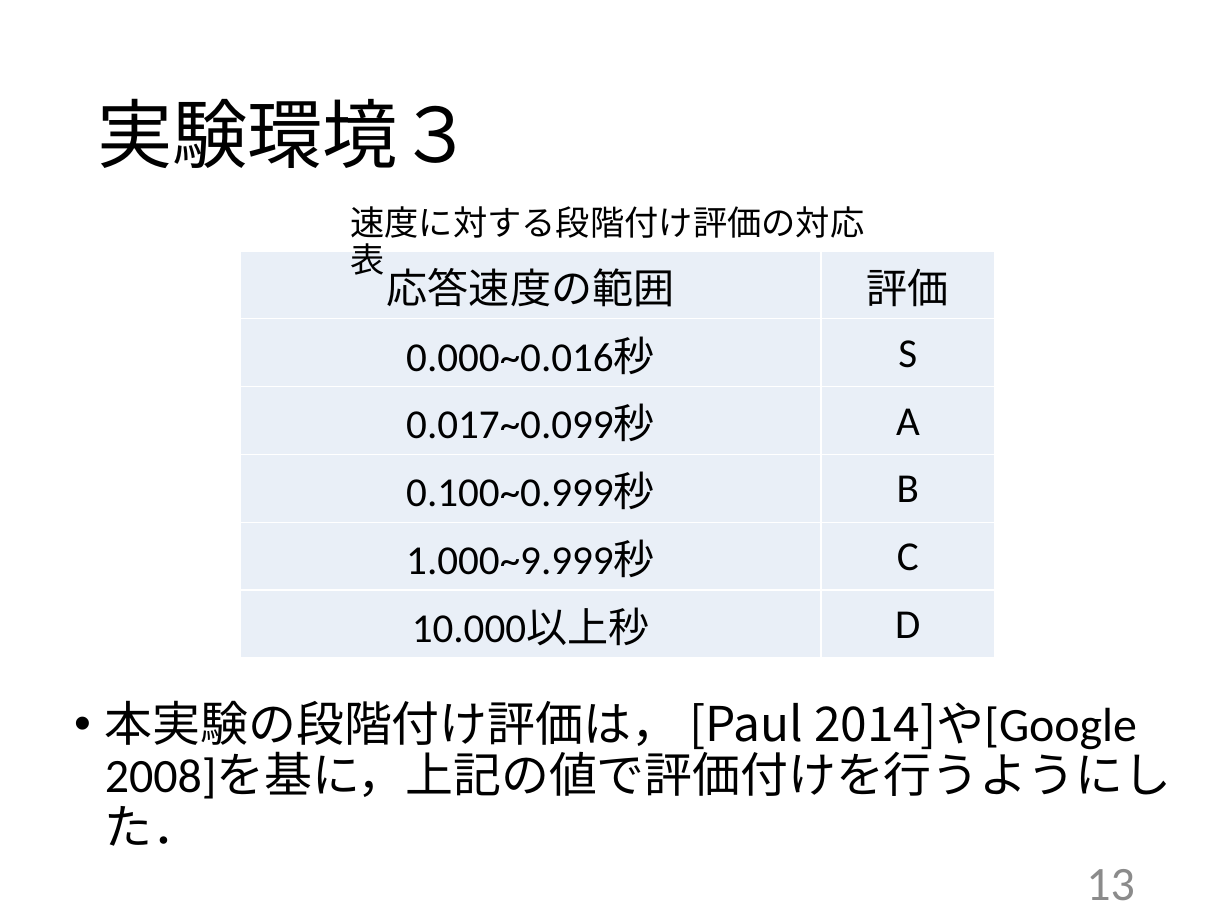
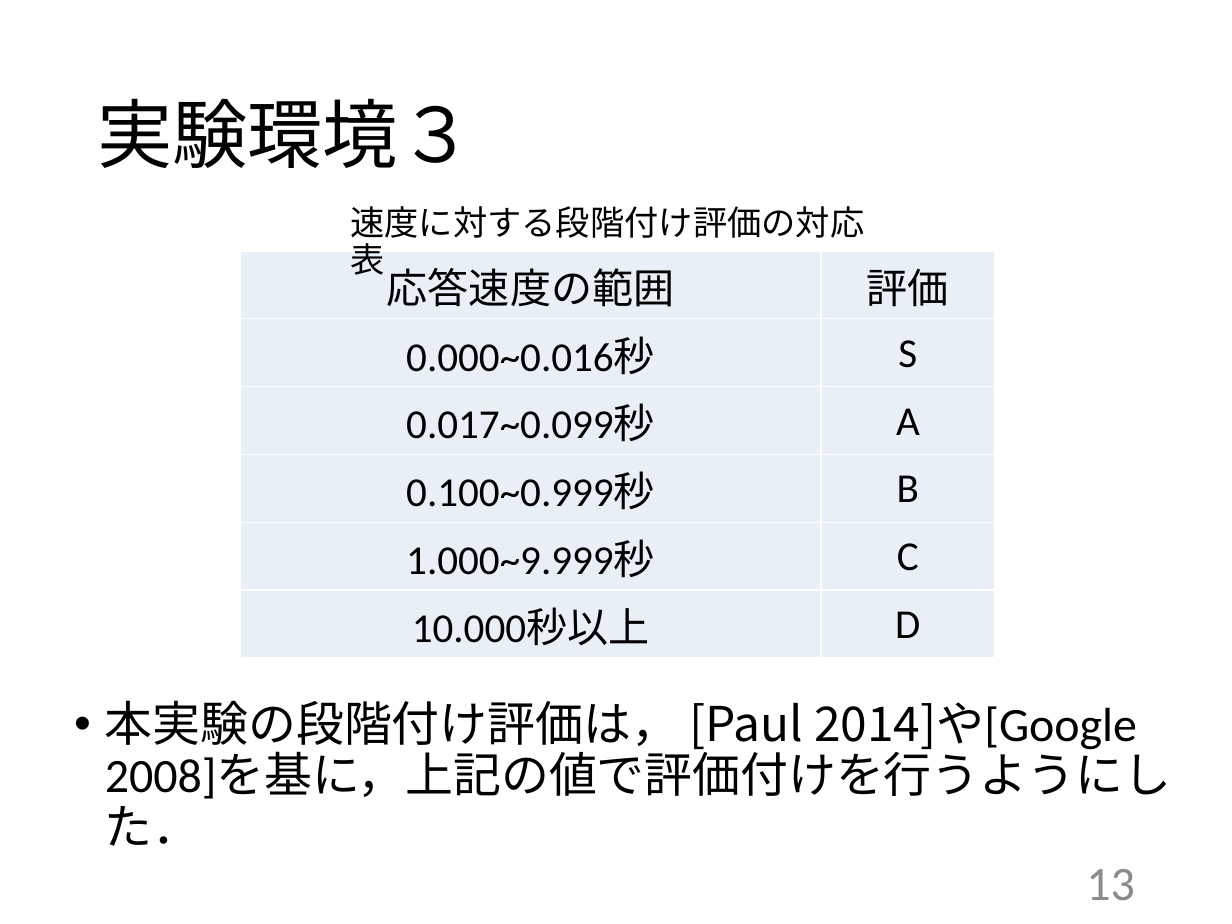
Before and after one commit to kait-takanolab/1821086_matsuo_thesis, a slide deck: slide 13 of 発表用/1821086_卒業研究発表会.pptx. Drawn at 1232x924 pixels with LibreOffice and Linux fonts; fonts in the diff are those of the drawing. Boxes give left, top, right and bottom in pixels: in the first picture for what was removed or moved away, otherwise in the second. Text is boxed around its words. In the diff, an @@ line names an element or a change of style, - is before the commit and + after.

```diff
--- a/発表用/1821086_卒業研究発表会.pptx
+++ b/発表用/1821086_卒業研究発表会.pptx
@@ table at <box>240,251,995,659</box> @@
-row 6, column 1: 10.000以上秒
+row 6, column 1: 10.000秒以上
```
Also in this commit, not shown: 3 other files.
